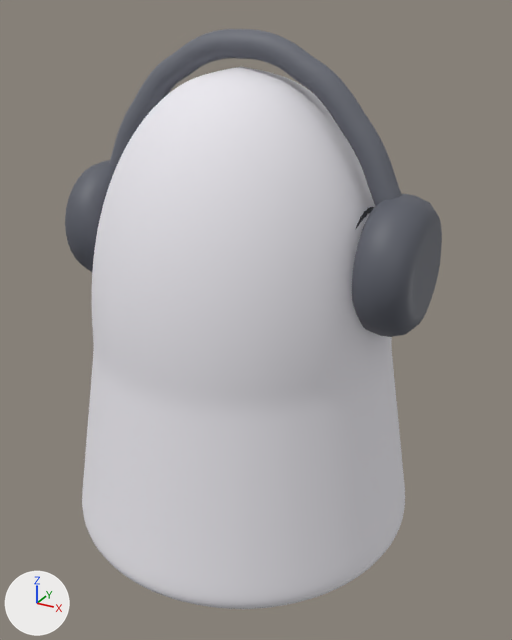
Renders of the glTF model models/character/blob.glb from each side of a commit.
Rendered twice from a 50 mm lens placed at (0.773, -1.34, 1.207), pointed at (0.037, -0.003, 0.538). The axes (+X, +Y, +Z) are drawn at lower left. The lights are the same throughout. The picture after the commit comes second. Vertices at exactly the same position are counted once.

Names of what the first picture shows: 'band', 'body', 'cup' and 1 more.
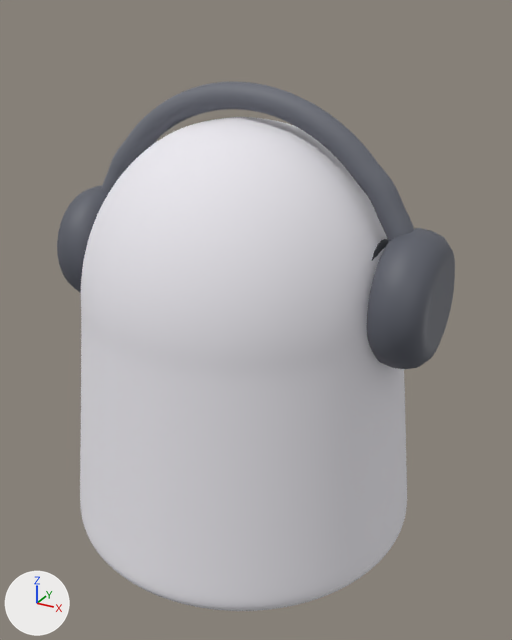
What differs and where, as boxes [x1, y1, x2, y2] in the pictures (512 x 640 px; the box of a moved part takes in the faces that stretch with it):
'body', reshaped, moved, rescaled (9% shorter)
    before: [82, 67, 405, 609]
    after: [80, 117, 407, 611]
'band', reshaped, moved, rescaled (7% wider, 10% shorter)
    before: [109, 29, 401, 206]
    after: [101, 82, 414, 241]
'cup', reshaped, moved, rescaled
    before: [65, 160, 442, 337]
    after: [57, 185, 455, 369]
part 3 of me_cup, moved or reshaped
    before: [65, 160, 115, 272]
    after: [57, 185, 107, 293]
part 4 of me_cup, moved or reshaped
    before: [352, 194, 442, 337]
    after: [367, 228, 455, 369]

The edits, one by one:
me_band is used by ob_band; location (0.0, 0.0, 0.963); scale (0.39, 0.39, 0.39).
me_band had 2892 vertices, 5780 faces and spanned x -1.0..1.0, y -0.07..0.07, z -0.53..0.53.
me_band now has 2892 vertices, 5780 faces and spans x -1.0..1.0, y -0.07..0.07, z -0.44..0.44.
me_band part 1: 2892 of 2892 vertices moved; they spanned x -1.0..1.0, y -0.07..0.07, z -0.53..0.53 and now span x -1.0..1.0, y -0.07..0.07, z -0.44..0.44; mean shift (0.0, 0.0, 0.02).
me_body is used by ob_body; location (0.0, 0.0, 0.549); scale (0.549, 0.549, 0.549).
me_body had 30722 vertices, 61440 faces and spanned x -0.76..0.76, y -0.76..0.76, z -1.0..1.0.
me_body now has 30722 vertices, 61440 faces and spans x -0.84..0.84, y -0.84..0.84, z -1.0..1.0.
me_body part 2: 30720 of 30722 vertices moved; they spanned x -0.76..0.76, y -0.76..0.76, z -0.99..0.99 and now span x -0.84..0.84, y -0.84..0.84, z -0.99..0.99; mean shift (0.0, 0.0, 0.0); largest move (-0.43, 0.38, 0.43) -> (-0.53, 0.46, 0.43).
me_cup is used by ob_cup; location (0.0, 0.0, 0.726); rotation (0.0, -1.571, 0.0), in degrees (0, -90, 0); scale (0.428, 0.428, 0.428).
me_cup had 512 vertices, 1016 faces and spanned x -0.34..0.34, y -0.34..0.34, z -1.0..1.0.
me_cup now has 512 vertices, 1016 faces and spans x -0.31..0.31, y -0.31..0.31, z -1.0..1.0.
me_cup part 3: the loose piece of 256 vertices spanning x -0.34..0.34, y -0.34..0.34, z 0.72..1.0 is scaled about its middle by 0.925, then moved by (0.0, 0.0, 0.01).
me_cup part 4: the loose piece of 256 vertices spanning x -0.34..0.34, y -0.34..0.34, z -1.0..-0.72 is scaled about its middle by 0.925, then moved by (0.0, 0.0, -0.01).
Object 'band' (ob_band) moves from (0.0, 0.0, 0.963) to (0.0, 0.0, 0.881).
Object 'band' (ob_band) is rescaled from (0.39, 0.39, 0.39) to (0.425, 0.425, 0.425).
Object 'body' (ob_body) moves from (0.0, 0.0, 0.549) to (0.0, 0.0, 0.499).
Object 'body' (ob_body) is rescaled from (0.549, 0.549, 0.549) to (0.499, 0.499, 0.499).
Object 'cup' (ob_cup) moves from (0.0, 0.0, 0.726) to (0.0, 0.0, 0.66).
Object 'cup' (ob_cup) is rescaled from (0.428, 0.428, 0.428) to (0.463, 0.463, 0.463).
